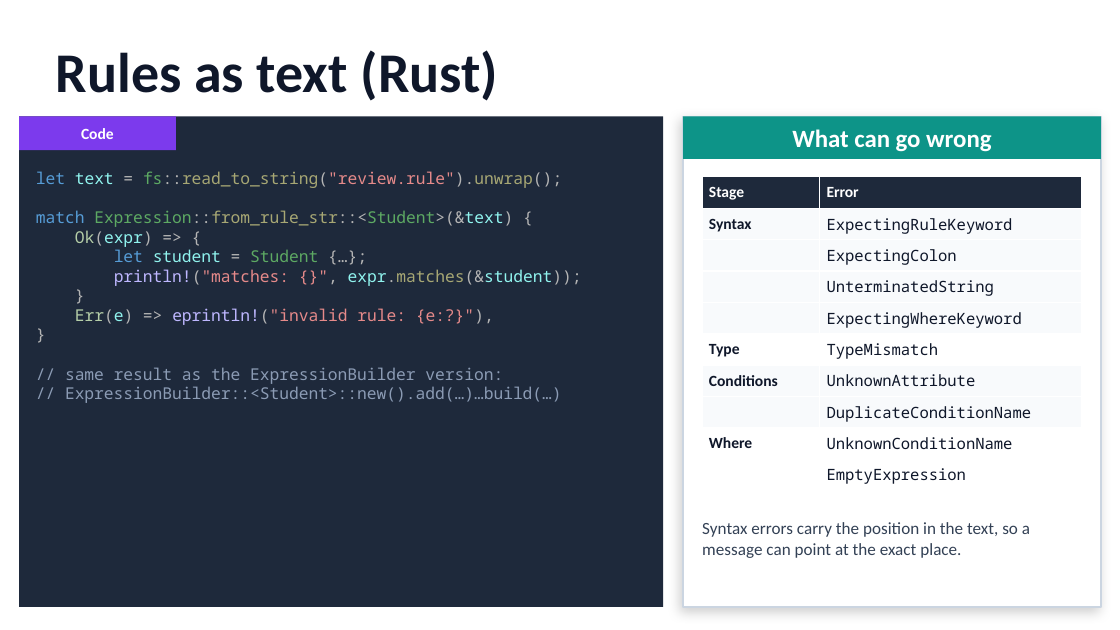
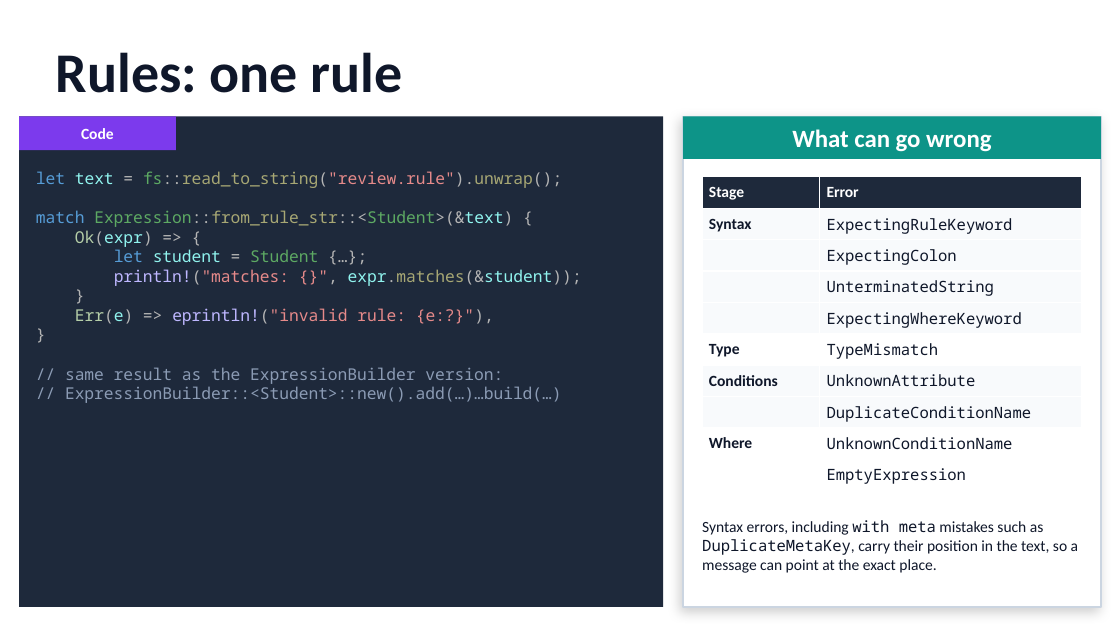
Before and after one commit to gdt050579/whereexpr, a slide deck: slide 32 of whereexpr.pptx (slide 28 before the commit). Drawn at 1120x630 pixels with LibreOffice and Linux fonts; fonts in the diff are those of the drawing. Boxes give left, top, right and bottom in pixels: in the first picture for what was removed or moved away, otherwise in the second. Text is boxed around its words. In the diff, an @@ line names an element or a change of style, - is before the commit and + after.

```diff
--- a/whereexpr.pptx
+++ b/whereexpr.pptx
@@ text at (x1=56, y1=52, x2=403, y2=93): text changed @@
-Rules as text (Rust)
+Rules: one rule
@@ text at (x1=702, y1=520, x2=1078, y2=573): text changed; size 11 to 10 pt; text colour #334155 to #0F172A @@
-Syntax errors carry the position in the text, so a message can point at the exact place.
+Syntax errors, including with meta mistakes such as DuplicateMetaKey, carry their position in the text, so a message can point at the exact place.
```
Also in this commit, not shown: 3 other slides changed, 7 slides added, 3 other files.
